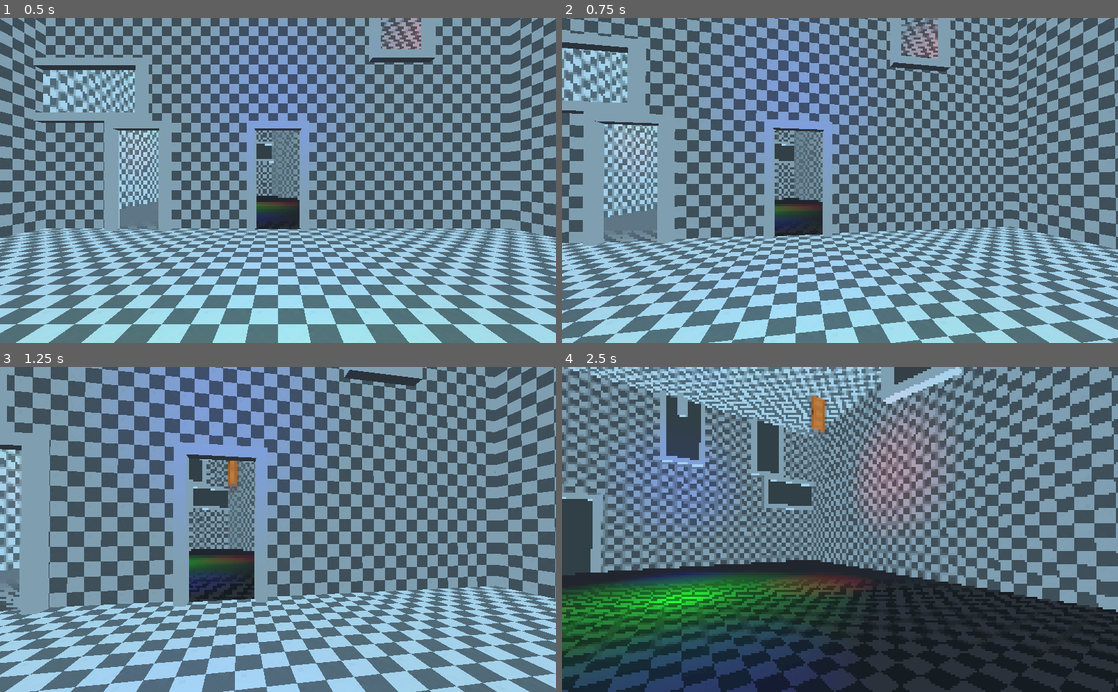
Above: before the commit, frames 1-4 (two rows, left to right).
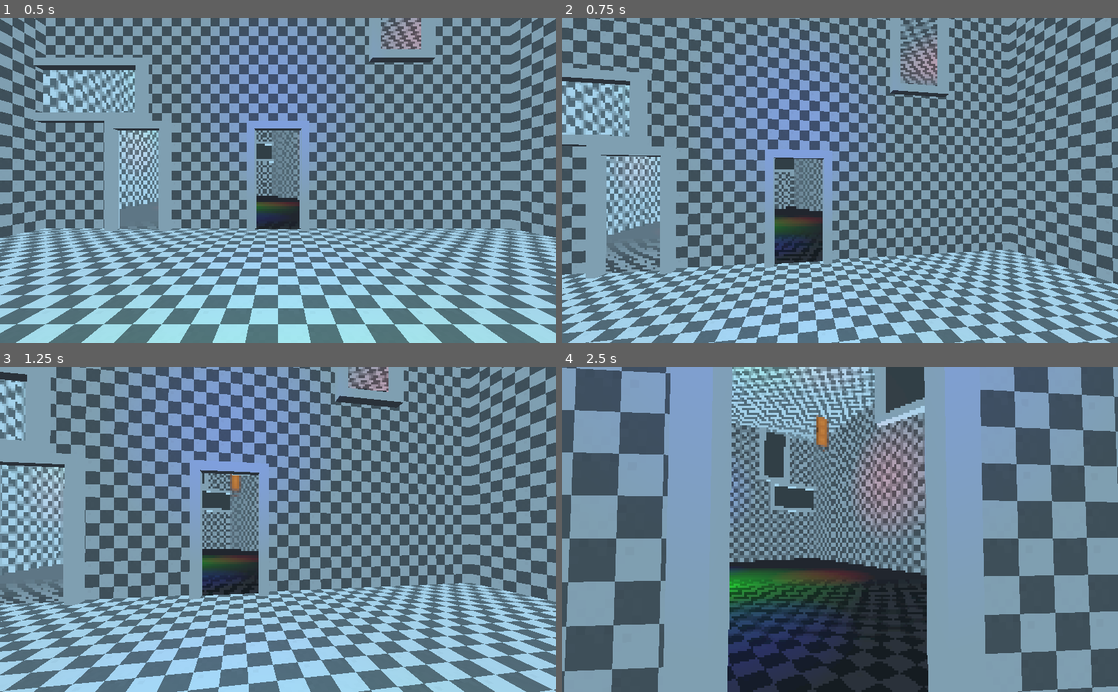
Above: after the commit, the same moments.

Repository: Krazy-J/door-in-the-wall
Game: Godot game, scene res://Main.tscn
Same seed, same stepped clock (60 frames per second), same inputs: the game is played once before the commit and once after it.
Inputs (mouse positions are in pixels of both pictures, inside the frame that each line leads up to):
- Up to frame 1 (0.5 s): no input
- Up to frame 2 (0.75 s): tap Enter at 0.5 s; move the mouse to (867, 180) at 0.52 s; hold W (move_forward) from 0.53 s (still down); tap Space (jump) at 0.6 s
- Up to frame 3 (1.25 s): keep holding W (move_forward); tap Space (jump) at 0.77, 1.07 s
- Up to frame 4 (2.5 s): keep holding W (move_forward); move the mouse to (812, 529) at 1.27 s; click (812, 529) at 1.35 s; tap Space (jump) at 1.52, 1.55, 1.82, 2.1 s; move the mouse to (851, 523) at 2.02 s

Frame 1 is identical in both runs. In frame 2, 64% of the frame differs, in the area x 0-100%, y 0-100%; in frame 3, 51%; in frame 4, 67%.

Commit message:
Improved movement
Made player movement nice and smooth!

Diff:
--- a/player/Player.gd
+++ b/player/Player.gd
@@ -1,12 +1,10 @@
 extends RigidBody
 
 export var speed = 50
-export var jump_power = 2
+export var jump_power = 20
 export var gravity = 1
 export var mouse_sensitivity = 0.003 # radians/pixel
 var velocity = Vector3()
-
-onready var camera = $PivotY/PivotX/Camera
 
 func _ready():
 	Input.set_mouse_mode(Input.MOUSE_MODE_CAPTURED)
@@ -19,31 +17,36 @@
 
 func get_input():
 	var input_dir = Vector3()
-	#var camera_g_basis = camera.global_transform.basis
+	var camera_g_basis = $PivotY.transform.basis
 	if Input.is_action_pressed("move_forward"):
-		input_dir.z -= 1
+		input_dir -= camera_g_basis.z
 	if Input.is_action_pressed("move_back"):
-		input_dir.z += 1
+		input_dir += camera_g_basis.z
 	if Input.is_action_pressed("move_left"):
-		input_dir.x -= 1
+		input_dir -= camera_g_basis.x
 	if Input.is_action_pressed("move_right"):
-		input_dir.x += 1
+		input_dir += camera_g_basis.x
 	#input_dir = (input_dir - input_dir * Vector3(abs(transform.basis.y.x), abs(transform.basis.y.y), abs(transform.basis.y.z))).normalized()
-	input_dir = input_dir.normalized()
+	input_dir = Vector3(input_dir.x, 0, input_dir.z).normalized()
 	return input_dir
 
 func _unhandled_input(event):
 	if event is InputEventMouseMotion and Input.get_mouse_mode() == Input.MOUSE_MODE_CAPTURED:
 		$PivotY.rotate_y(-event.relative.x * mouse_sensitivity)
-		# linear_velocity = linear_velocity.rotated(Vector3(0,1,0), -event.relative.x * mouse_sensitivity)
+		# linear_velocity = linear_velocity.rotated(Vector3(0, 1, 0), -event.relative.x * mouse_sensitivity)
 		$PivotY/PivotX.rotate_x(-event.relative.y * mouse_sensitivity)
 		$PivotY/PivotX.rotation.x = clamp($PivotY/PivotX.rotation.x, -1.5, 1.5)
 
 func _physics_process(delta):
-	velocity += get_input() * delta * speed
 	if Input.is_action_just_pressed("jump") and get_node("GroundRay").is_colliding():
 		velocity.y += jump_power
-	if !(get_node("GroundRay").is_colliding()):
+	else: if get_node("GroundRay").is_colliding():
+		velocity += get_input() * delta * speed
+		if velocity.y < 0:
+			velocity.y = 0
+		velocity /= 1.1
+	else:
+		velocity += get_input() * delta * speed / 10
 		velocity.y -= gravity
-	velocity /= 1.1
-	linear_velocity = camera.global_transform.basis * velocity
+		velocity /= 1.01
+	linear_velocity = global_transform.basis * velocity
--- a/player/Player.tscn
+++ b/player/Player.tscn
@@ -23,7 +23,7 @@
 material/0 = null
 
 [node name="CollisionShape" type="CollisionShape" parent="."]
-transform = Transform( 1, 0, 0, 0, -4.37114e-008, -1, 0, 1, -4.37114e-008, 0, 0, 0 )
+transform = Transform( 1, 0, 0, 0, -4.37114e-08, -1, 0, 1, -4.37114e-08, 0, 0, 0 )
 shape = SubResource( 1 )
 
 [node name="PivotY" type="Spatial" parent="."]
@@ -35,4 +35,4 @@
 
 [node name="GroundRay" type="RayCast" parent="."]
 enabled = true
-cast_to = Vector3( 0, -2.1, 0 )
+cast_to = Vector3( 0, -2.01, 0 )
